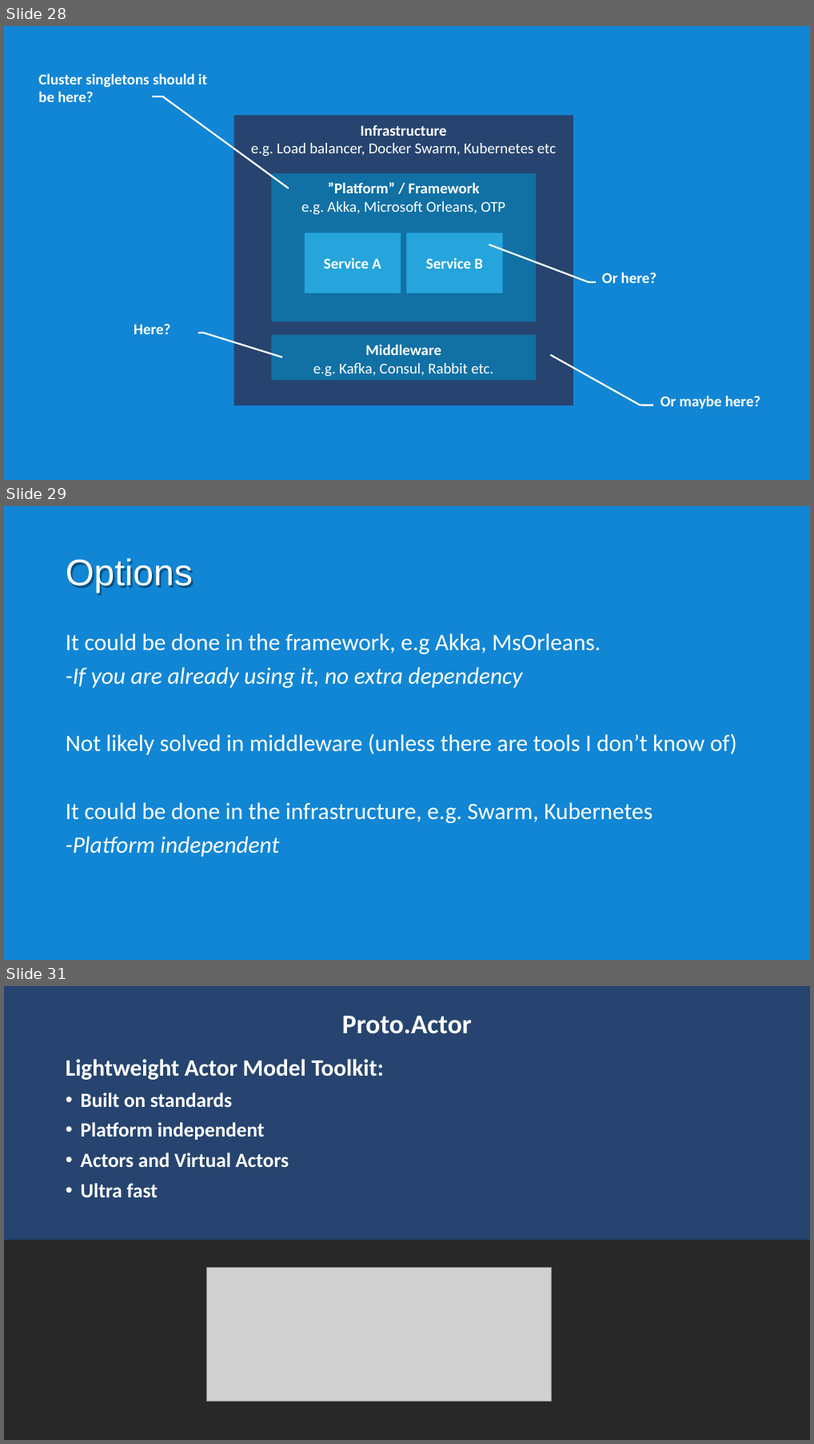
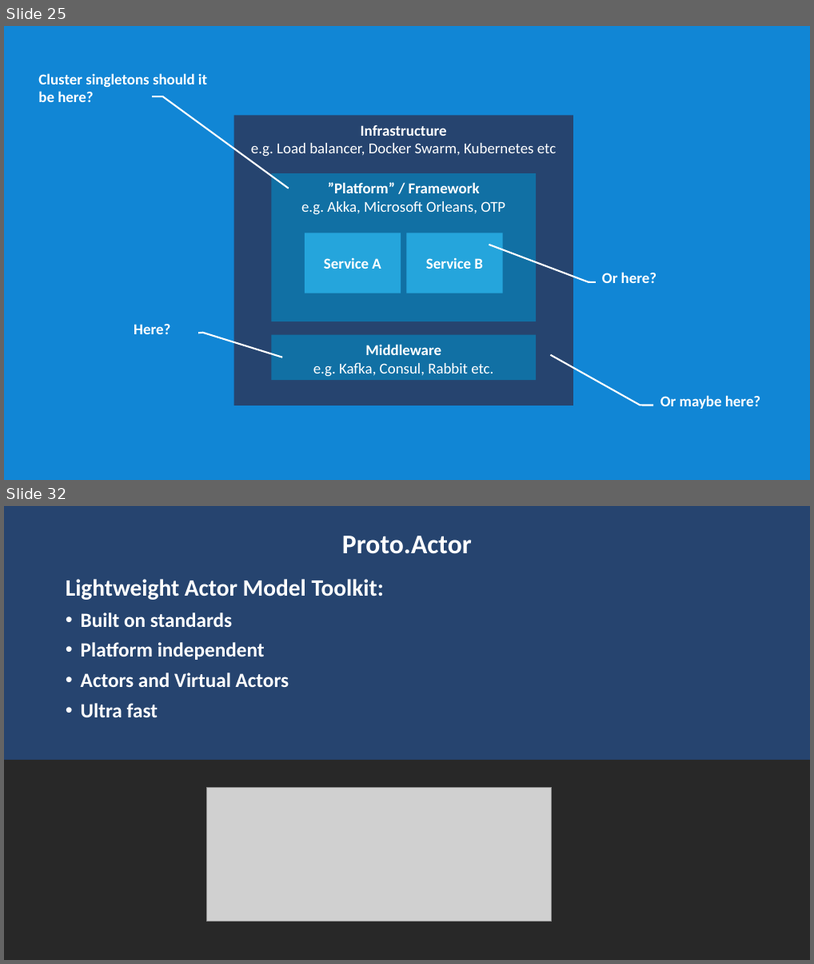
Before and after one commit to rogeralsing/Presentations, a slide deck: ClusterSoftware/clustersoftware.pptx. Shown one above the other, each under a label of ours: slides 28, 29 and 31 before the commit, slides 25 and 32 after it; the slides between them are not shown. The pictures are 814x1444 and 814x964 pixels, drawn with LibreOffice and Linux fonts; fonts in the diff are those of the drawing; grey boxes stand for pictures. Boxes give left, top, right and bottom in pixels: in the first picture for what was removed or moved away, otherwise in the second. Text is boxed around its words. In the diff, an @@ line names an element or a change of style, - is before the commit and + after.

```diff
--- a/ClusterSoftware/clustersoftware.pptx
+++ b/ClusterSoftware/clustersoftware.pptx
@@ slide 29 removed at box(4, 506, 810, 960), background #1186D5 @@
@@ title removed at box(66, 558, 193, 593) @@
-Options
@@ text removed at box(66, 633, 738, 856) @@
-It could be done in the framework, e.g Akka, MsOrleans.
--If you are already using it, no extra dependency
-Not likely solved in middleware (unless there are tools I don’t know of)
-It could be done in the infrastructure, e.g. Swarm, Kubernetes
--Platform independent
@@ what was slide 28 is now slide 25 @@
@@ what was slide 31 is now slide 32 @@
```
Also in this commit, not shown: 5 slides changed, 6 slides added, 4 other slides removed.
